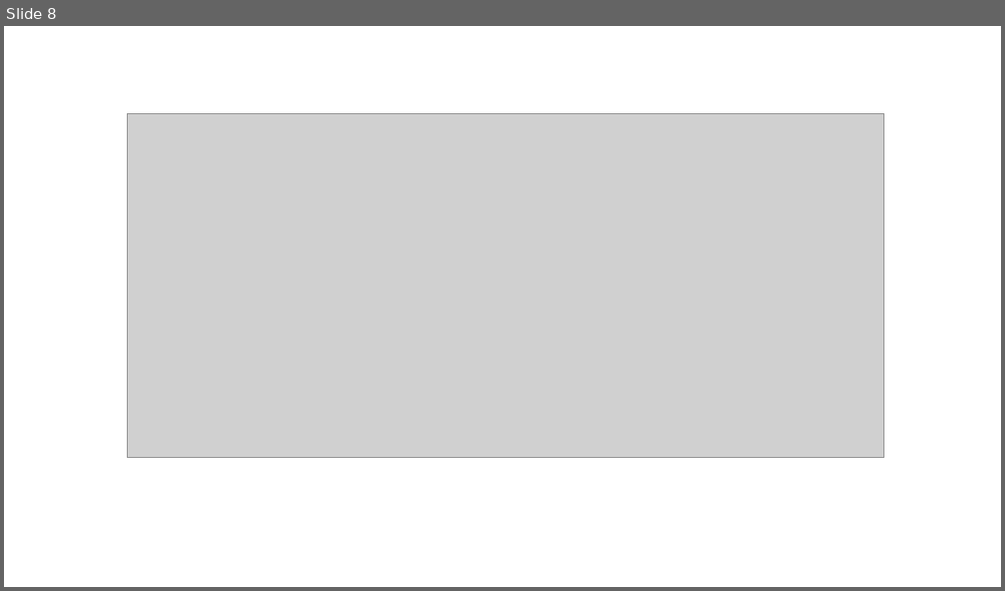
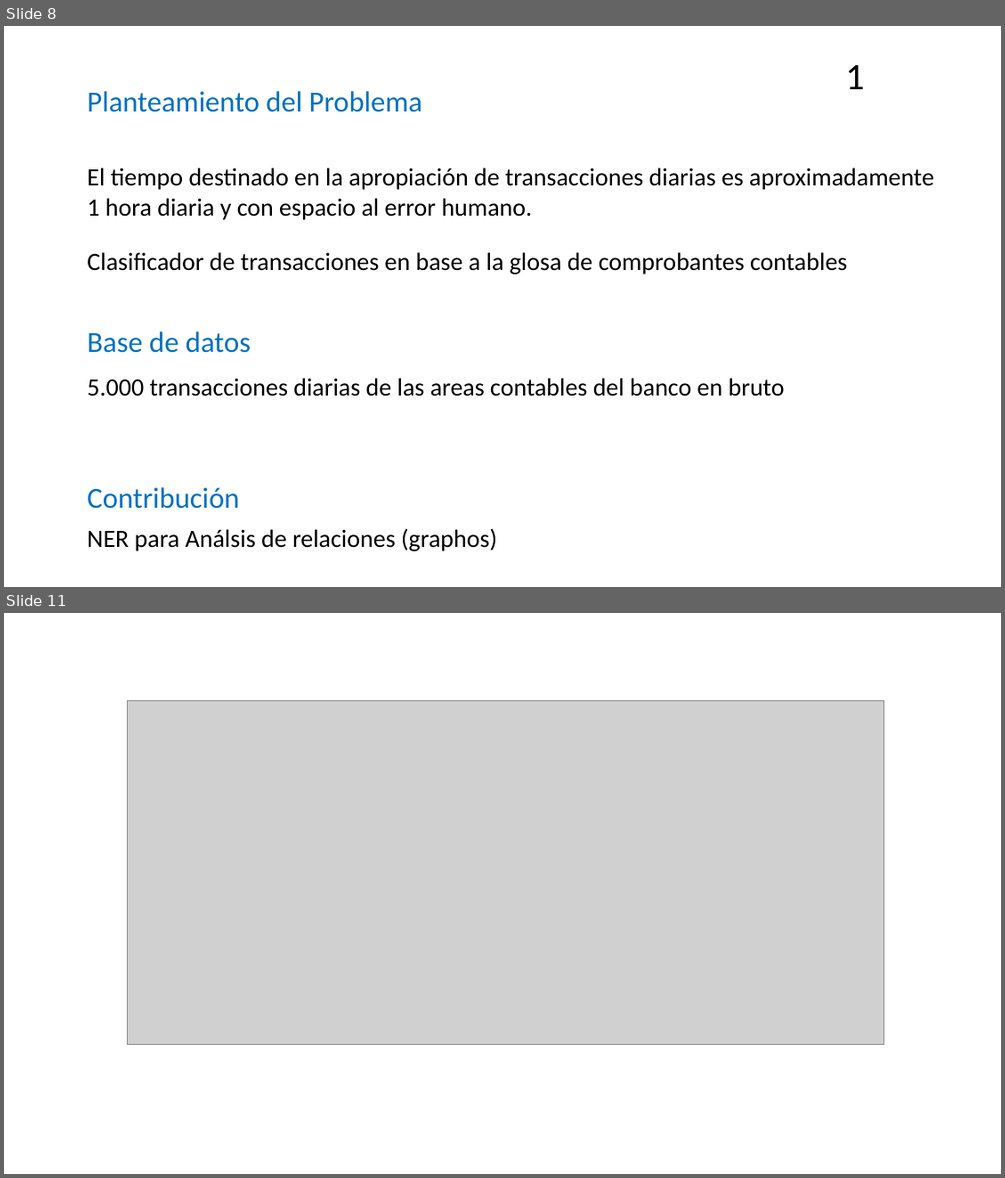
Before and after one commit to WilderGitHub/MCD, a slide deck: II. 08 Minería de Datos II/Presentación1.pptx. Shown one above the other, each under a label of ours: slide 8 before the commit, slides 8 and 11 after it; the slides between them are not shown. The pictures are 1005x591 and 1005x1178 pixels, drawn with LibreOffice and Linux fonts; fonts in the diff are those of the drawing; grey boxes stand for pictures. Boxes give left, top, right and bottom in pixels: in the first picture for what was removed or moved away, otherwise in the second. Text is boxed around its words. In the diff, an @@ line names an element or a change of style, - is before the commit and + after.

```diff
--- a/II. 08 Minería de Datos II/Presentación1.pptx
+++ b/II. 08 Minería de Datos II/Presentación1.pptx
@@ slide 8 added at bbox=[4, 26, 1001, 587], background #FFFFFF @@
@@ text added at bbox=[845, 65, 864, 89], 36 pt, text #000000 @@
+1
@@ text added at bbox=[87, 91, 422, 112], 28 pt, text #0070C0 @@
+Planteamiento del Problema
@@ text added at bbox=[87, 168, 934, 220], 24 pt, text #000000 @@
+El tiempo destinado en la apropiación de transacciones diarias es aproximadamente 1 hora diaria y con espacio al error humano.
@@ text added at bbox=[87, 252, 847, 274], 24 pt, text #000000 @@
+Clasificador de transacciones en base a la glosa de comprobantes contables
@@ text added at bbox=[87, 331, 251, 353], 28 pt, text #0070C0 @@
+Base de datos
@@ text added at bbox=[87, 378, 785, 396], 24 pt, text #000000 @@
+5.000 transacciones diarias de las areas contables del banco en bruto
@@ text added at bbox=[87, 487, 239, 508], 28 pt, text #0070C0 @@
+Contribución
@@ text added at bbox=[87, 528, 497, 551], 24 pt, text #000000 @@
+NER para Análsis de relaciones (graphos)
@@ what was slide 8 is now slide 11 @@
```
Also in this commit, not shown: 12 other slides added, 1 slide removed, 5 other files.
